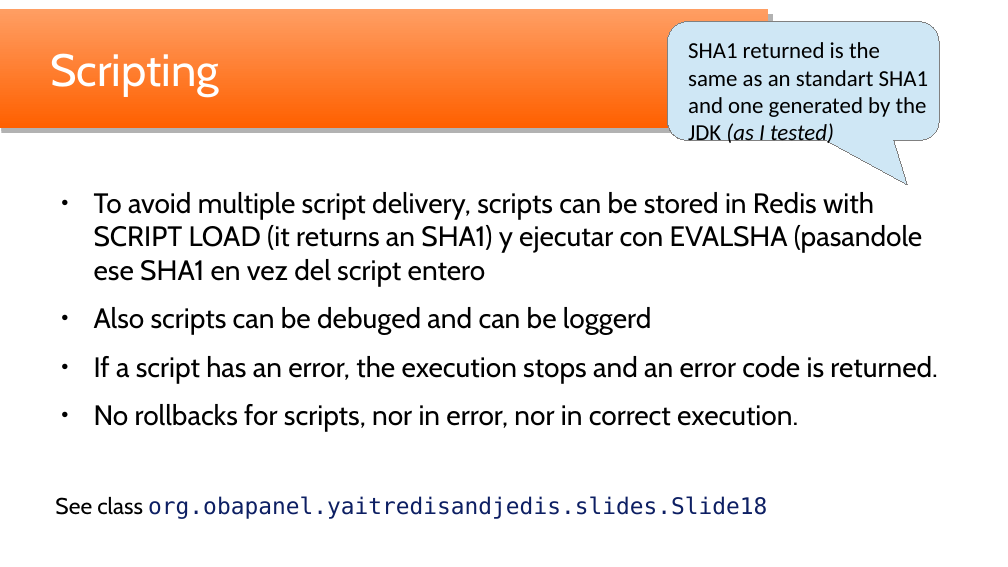
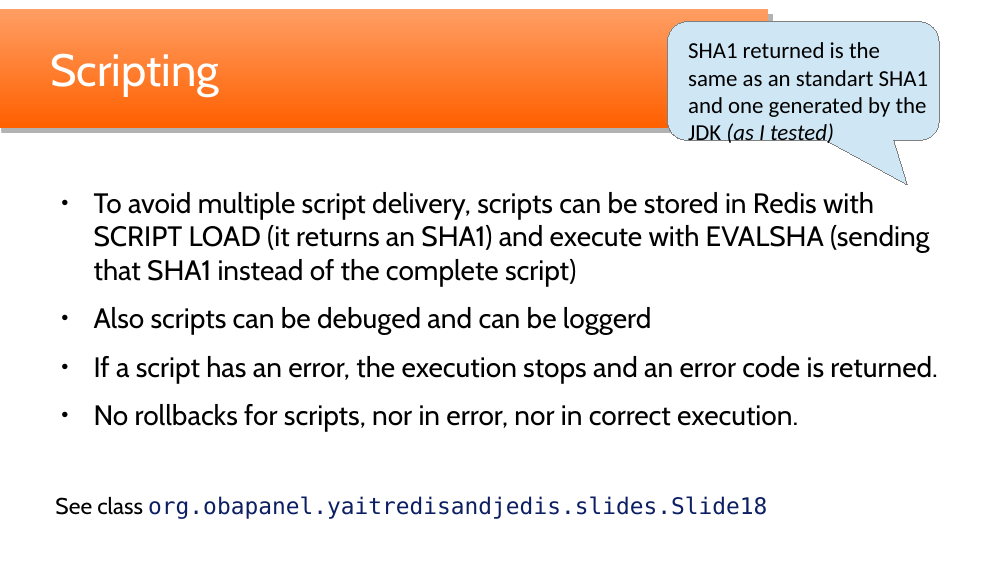
Before and after one commit to oscar-besga-panel/YaitRedisAndJedis, a slide deck: slide 19 of YaitRedisJedis_en.odp. Drawn at 1008x567 pixels with LibreOffice and Linux fonts; fonts in the diff are those of the drawing; background and template pictures are left out. Boxes give left, top, right and bottom in pixels: in the first picture for what was removed or moved away, otherwise in the second. Text is boxed around its words. In the diff, an @@ line names an element or a change of style, - is before the commit and + after.

```diff
--- a/YaitRedisJedis_en.odp
+++ b/YaitRedisJedis_en.odp
@@ text at (94,192,929,286): text changed @@
-● To avoid multiple script delivery, scripts can be stored in Redis with SCRIPT LOAD (it returns an SHA1) y ejecutar con EVALSHA (pasandole ese SHA1 en vez del script entero
+● To avoid multiple script delivery, scripts can be stored in Redis with SCRIPT LOAD (it returns an SHA1) and execute with EVALSHA (sending that SHA1 instead of the complete script)
```
Also in this commit, not shown: 2 other slides changed, 6 other files.
